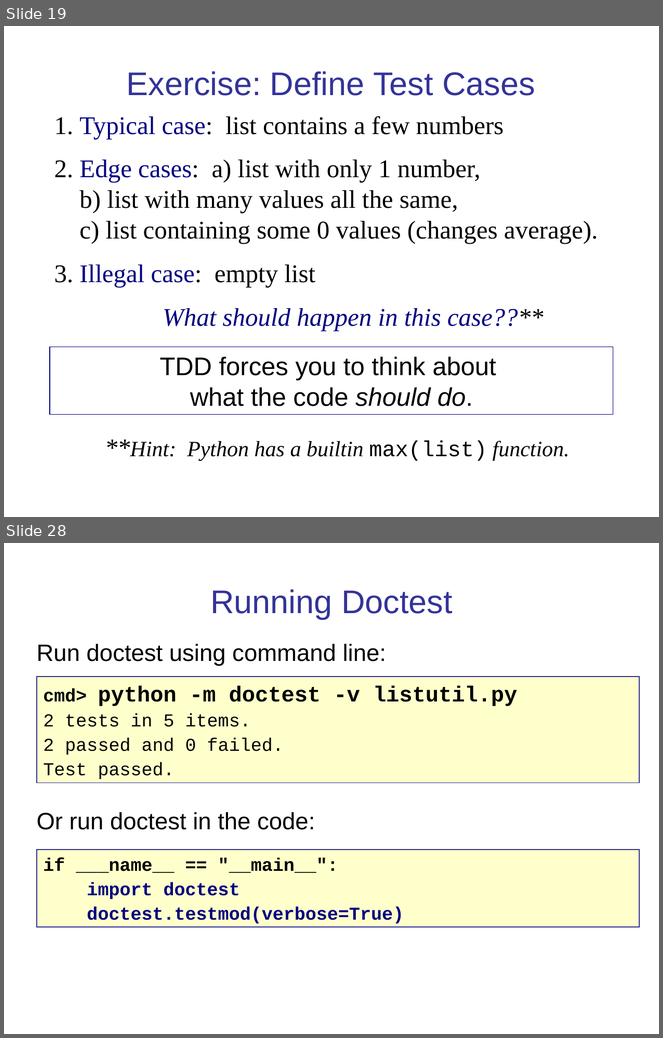
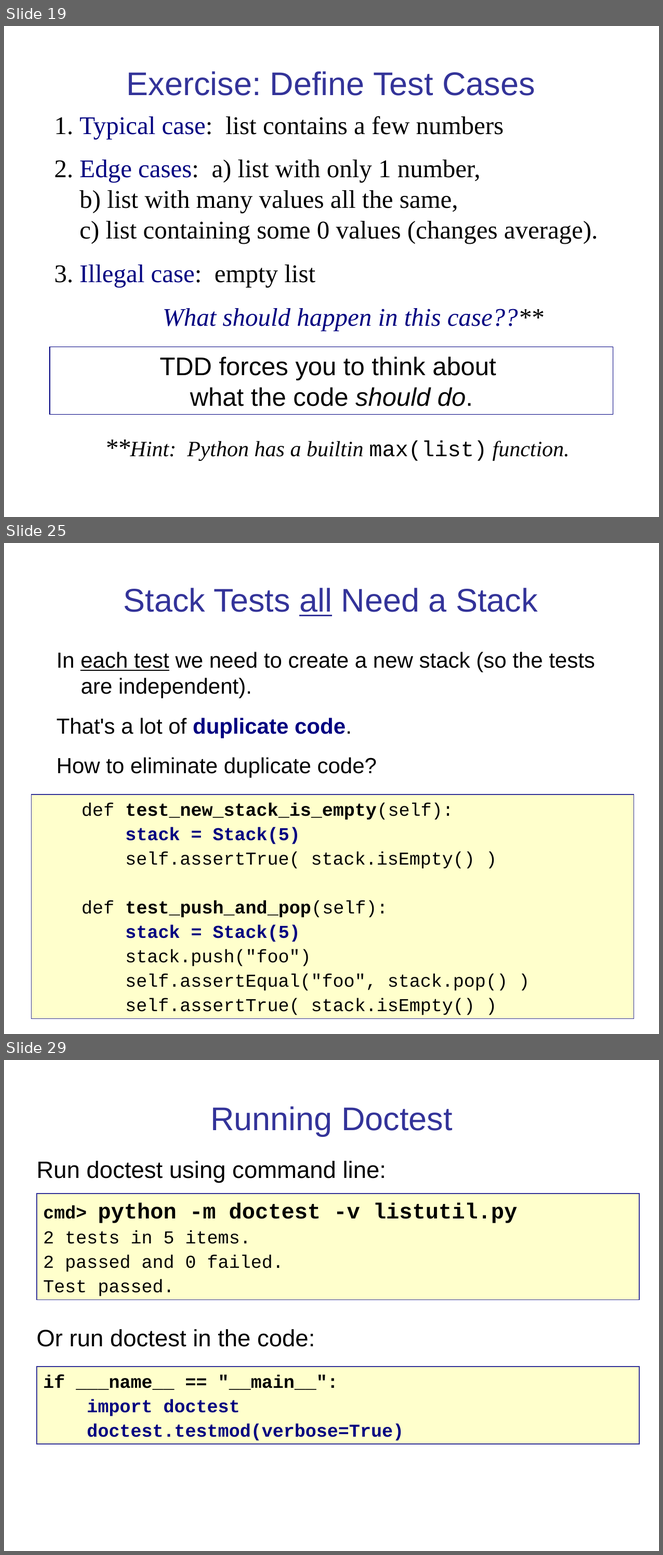
Before and after one commit to cpske/ISP, a slide deck: testing/PythonUnitTesting.ppt. Shown one above the other, each under a label of ours: slides 19 and 28 before the commit, slides 19, 25 and 29 after it; the slides between them are not shown. The pictures are 663x1038 and 663x1555 pixels, drawn with LibreOffice and Linux fonts; fonts in the diff are those of the drawing. Boxes give left, top, right and bottom in pixels: in the first picture for what was removed or moved away, otherwise in the second. Text is boxed around its words. In the diff, an @@ line names an element or a change of style, - is before the commit and + after.

```diff
--- a/testing/PythonUnitTesting.ppt
+++ b/testing/PythonUnitTesting.ppt
@@ slide 25 added at [4,543,659,1034], background #FFFFFF @@
@@ title added at [124,588,538,616], 36 pt, text #333399 @@
+Stack Tests all Need a Stack
@@ text added at [57,652,595,778], 24 pt, text #000000 @@
+In each test we need to create a new stack (so the tests are independent).
+That's a lot of duplicate code.
+How to eliminate duplicate code?
@@ rectangle added at [32,795,634,1019], fill #FFFFCC, outline #333399 0.74 pt, 20 pt, text #000000 @@
+def test_new_stack_is_empty(self):
+stack = Stack(5)
+self.assertTrue( stack.isEmpty() )
+def test_push_and_pop(self):
+stack = Stack(5)
+stack.push("foo")
+self.assertEqual("foo", stack.pop() )
+self.assertTrue( stack.isEmpty() )
@@ what was slide 28 is now slide 29 @@
```
Also in this commit, not shown: 9 slides changed, 1 other slide added, 1 slide removed, 1 other file.
